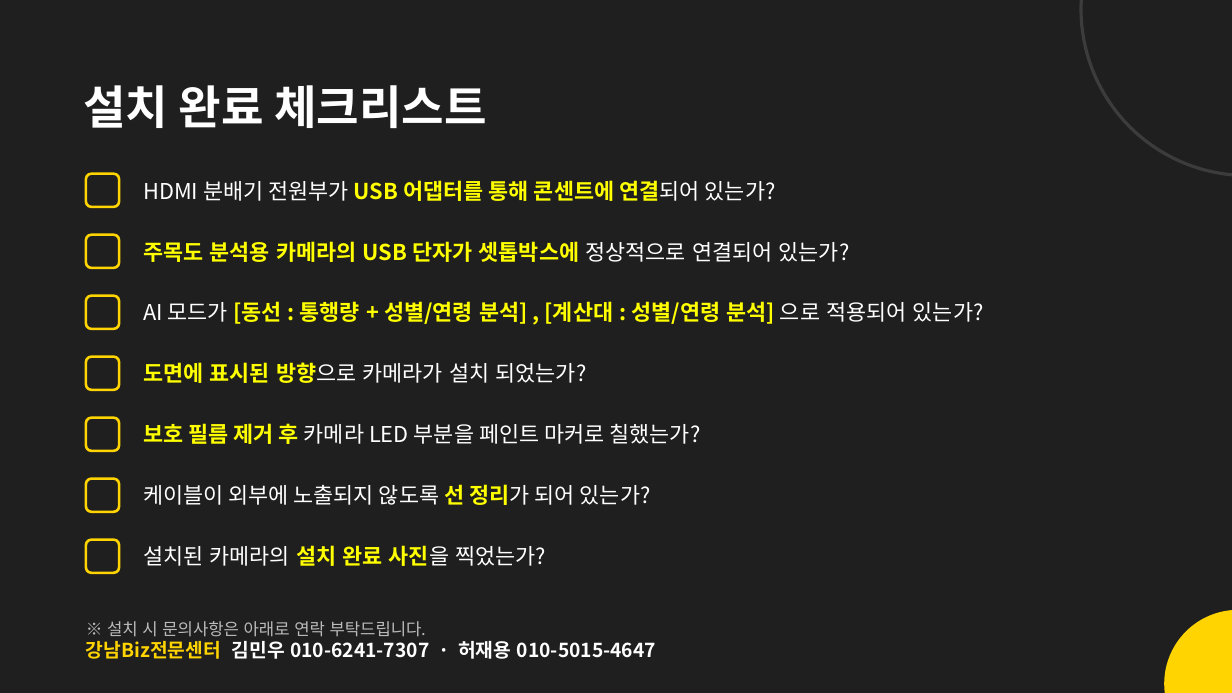
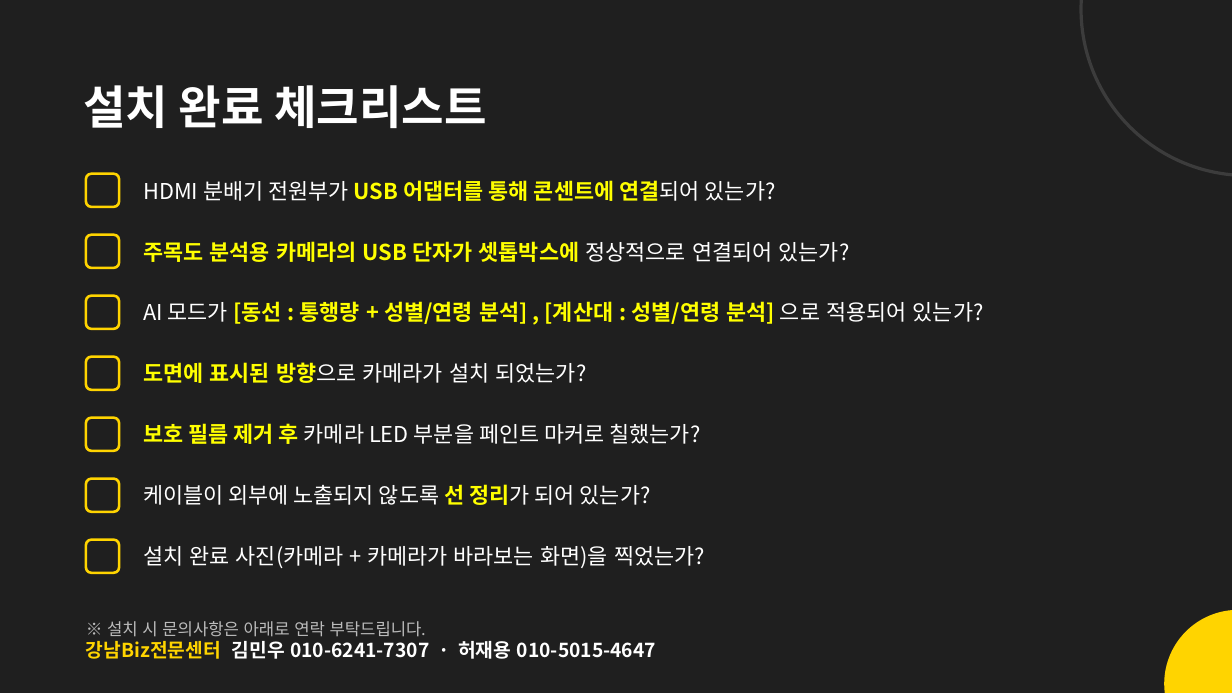
Before and after one commit to alsdn2947/ars, a slide deck: slide 31 of 이마트_AI카메라_설치매뉴얼.pptx (slide 30 before the commit). Drawn at 1232x693 pixels with LibreOffice and Linux fonts; fonts in the diff are those of the drawing. Boxes give left, top, right and bottom in pixels: in the first picture for what was removed or moved away, otherwise in the second. Text is boxed around its words. In the diff, an @@ line names an element or a change of style, - is before the commit and + after.

```diff
--- a/이마트_AI카메라_설치매뉴얼.pptx
+++ b/이마트_AI카메라_설치매뉴얼.pptx
@@ text at box(143, 546, 705, 568): text changed @@
-설치된 카메라의 설치 완료 사진을 찍었는가?
+설치 완료 사진(카메라 + 카메라가 바라보는 화면)을 찍었는가?
```
Also in this commit, not shown: 8 other slides changed, 1 slide added, 1 other file.
